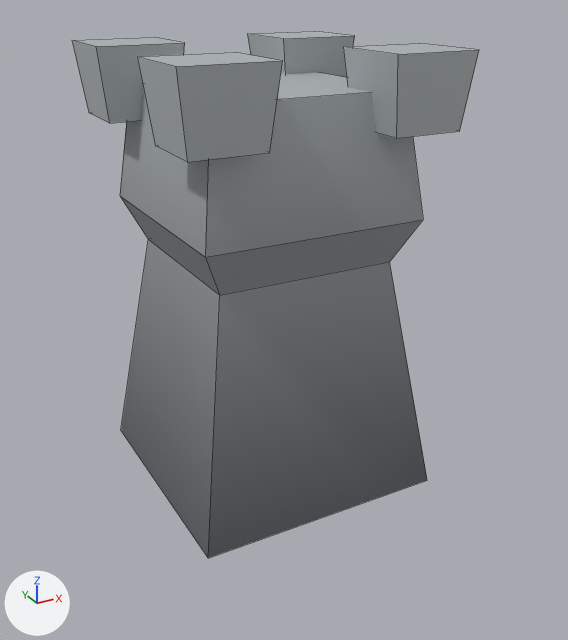
A saved change to the FBX model JEAH!/Assets/Models/Enviroment/SM_WallTall_Rampart.fbx.
One viewpoint serves both versions: a camera (50 mm lens) standing at (-1.57, -3.04, 2.25) and looking at (0.04, -0.12, 0.79). Every picture has the same lights, and +X, +Y and +Z are marked at lower left. Mesh edges are drawn as thin lines. Where no turn or scale is listed for an object, it has been applied to the vertices.

Before the edit, the objects in view are built like this:
```python
me_mesh = bpy.data.meshes.new('Mesh')
me_mesh.from_pydata(...)  # 48 vertices, 38 faces; spans x -0.43..0.81, y -0.42..0.81, z -0.61..1.38
me_mesh.materials.append(mat_m_castle)  # picture img_t_castle_d_tga
ob_sm_walltall_rampart = bpy.data.objects.new('SM_WallTall_Rampart', me_mesh)
ob_sm_walltall_rampart.location = (-0.19, -0.193, 0.606)
```
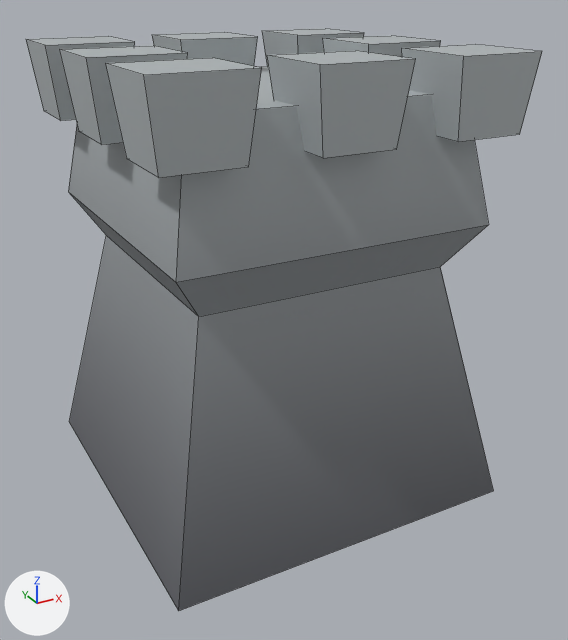
Diff of the bpy script that builds the scene:
```diff
--- a/JEAH!/Assets/Models/Enviroment/SM_WallTall_Rampart.fbx.py
+++ b/JEAH!/Assets/Models/Enviroment/SM_WallTall_Rampart.fbx.py
@@ me_mesh @@
 me_mesh.from_pydata(...)  # 48 vertices, 38 faces; spans x -0.43..0.81, y -0.42..0.81, z -0.61..1.38
 # used by ob_sm_walltall_rampart; location = (-0.19, -0.193, 0.606)
+# me_mesh part 1: the loose piece of 8 vertices spanning x -0.43..-0.05, y 0.44..0.81, z 1.07..1.38 is moved by (-0.35, -0.03, 0.61)
+# me_mesh part 2: the loose piece of 8 vertices spanning x -0.43..-0.05, y -0.42..-0.05, z 1.07..1.38 is moved by (-0.35, -0.36, 0.61)
+# me_mesh part 3: the loose piece of 16 vertices spanning x -0.39..0.77, y -0.39..0.77, z -0.61..1.22 is scaled about its middle by (1.38, 1.38, 1), then moved by (-0.19, -0.19, 0.61)
+# me_mesh part 4: the loose piece of 8 vertices spanning x 0.43..0.81, y -0.42..-0.05, z 1.07..1.38 is moved by (-0.03, -0.36, 0.61)
+# me_mesh part 5: the loose piece of 8 vertices spanning x 0.43..0.81, y 0.44..0.81, z 1.07..1.38 is moved by (-0.03, -0.03, 0.61)
+# me_mesh part 6: the loose piece of 8 vertices spanning x -0.43..-0.05, y 0.44..0.81, z 1.07..1.38 is copied, and the copy is moved by (0.24, -0.03, 0.61); it spans x -0.19..0.19, y 0.41..0.78, z 1.67..1.98
+# me_mesh part 7: the loose piece of 8 vertices spanning x -0.43..-0.05, y -0.42..-0.05, z 1.07..1.38 is copied, and the copy is moved by (-0.35, 0.24, 0.61); it spans x -0.78..-0.4, y -0.18..0.18, z 1.67..1.98
+# me_mesh part 8: the loose piece of 8 vertices spanning x -0.43..-0.05, y -0.42..-0.05, z 1.07..1.38 is copied, and the copy is moved by (0.24, -0.36, 0.61); it spans x -0.19..0.19, y -0.78..-0.41, z 1.67..1.98
+# me_mesh part 9: the loose piece of 8 vertices spanning x 0.43..0.81, y -0.42..-0.05, z 1.07..1.38 is copied, and the copy is moved by (-0.03, 0.24, 0.61); it spans x 0.4..0.78, y -0.18..0.18, z 1.67..1.98
 me_mesh.materials.append(mat_m_castle)
@@ ob_sm_walltall_rampart @@
 ob_sm_walltall_rampart = bpy.data.objects.new('SM_WallTall_Rampart', me_mesh)
-ob_sm_walltall_rampart.location = (-0.19, -0.193, 0.606)
+ob_sm_walltall_rampart.location = (0.0, 0.0, 0.0)
```

Pixel boxes [x1, y1, x2, y2] of what changed, in the pictures (568 x 640 px; the box of a moved part takes in the faces that stretch with it):
'SM_WallTall_Rampart', reshaped, moved (27% wider, 10% taller): before [72, 31, 479, 558]; after [26, 29, 542, 611]
part 1 of me_mesh, moved or reshaped: before [72, 37, 185, 123]; after [26, 36, 135, 121]
part 2 of me_mesh, moved or reshaped: before [137, 52, 283, 162]; after [106, 58, 262, 178]
part 3 of me_mesh, moved or reshaped: before [120, 72, 427, 558]; after [68, 66, 493, 611]
part 4 of me_mesh, moved or reshaped: before [343, 43, 479, 138]; after [401, 44, 542, 142]
part 5 of me_mesh, moved or reshaped: before [248, 31, 355, 78]; after [262, 29, 364, 66]
part 6 of me_mesh, added: after [152, 32, 258, 66]
part 7 of me_mesh, added: after [59, 45, 188, 144]
part 8 of me_mesh, added: after [267, 51, 415, 158]
part 9 of me_mesh, added: after [322, 36, 441, 57]
